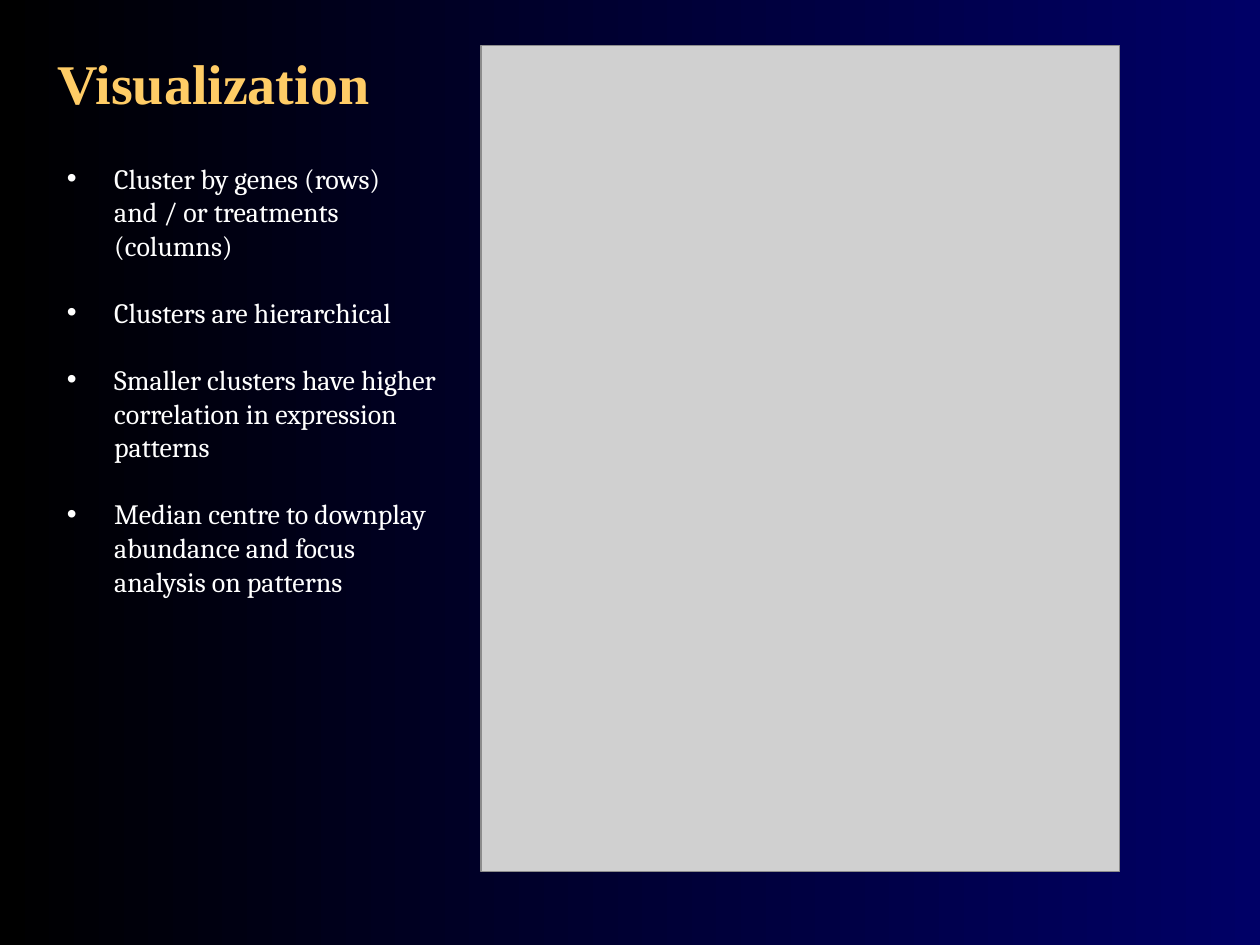
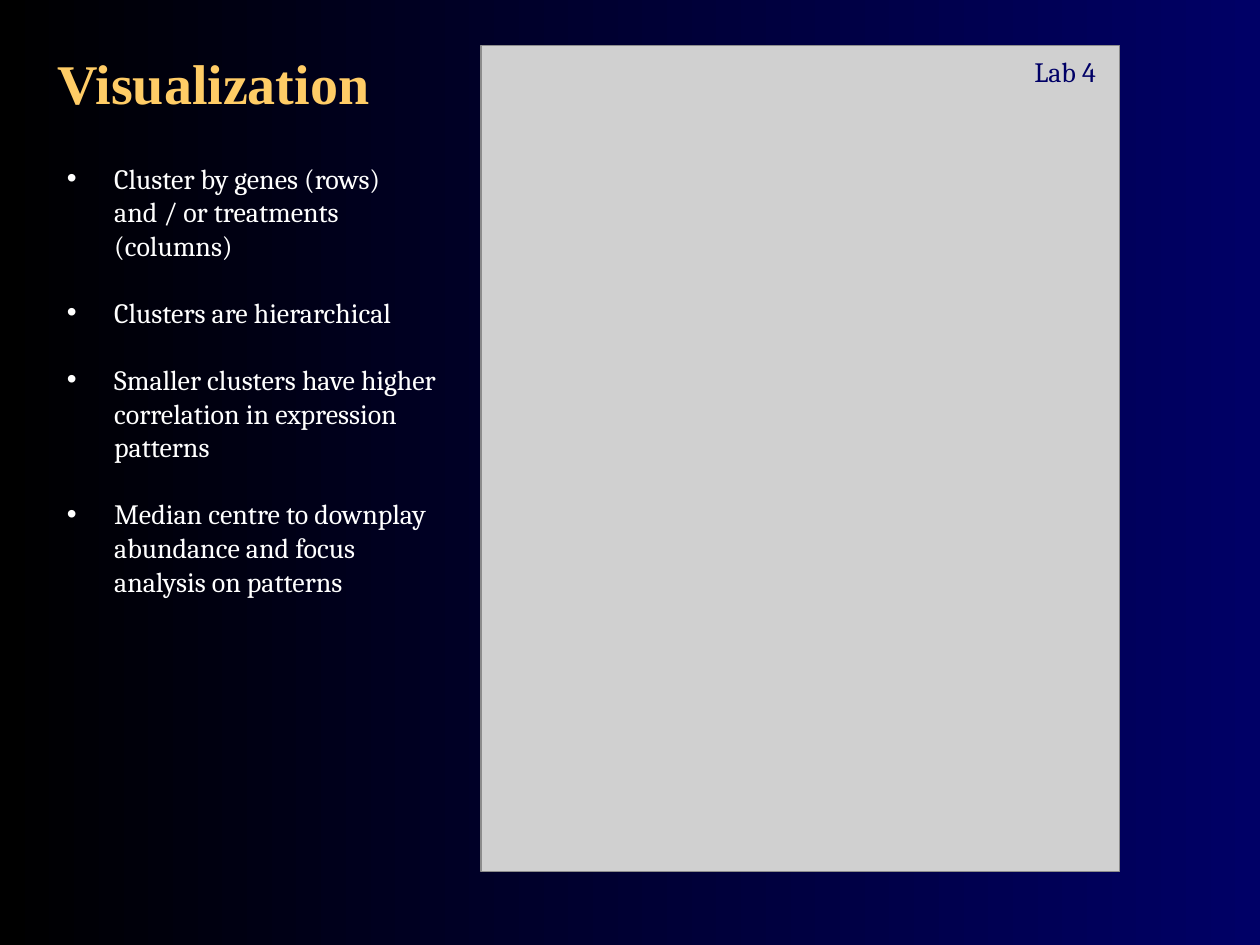
Before and after one commit to agmcarthur/Biochem-3BP3, a slide deck: slide 35 of Lectures/Lecture 8 - Gene Expression.pptx. Drawn at 1260x945 pixels with LibreOffice and Linux fonts; fonts in the diff are those of the drawing; grey boxes stand for pictures. Boxes give left, top, right and bottom in pixels: in the first picture for what was removed or moved away, otherwise in the second. Text is boxed around its words. In the diff, an @@ line names an element or a change of style, - is before the commit and + after.

```diff
--- a/Lectures/Lecture 8 - Gene Expression.pptx
+++ b/Lectures/Lecture 8 - Gene Expression.pptx
@@ text added at <box>1034,62,1096,82</box>, 16 pt, text #000066 @@
+Lab 4
```
Also in this commit, not shown: 5 other slides changed.
